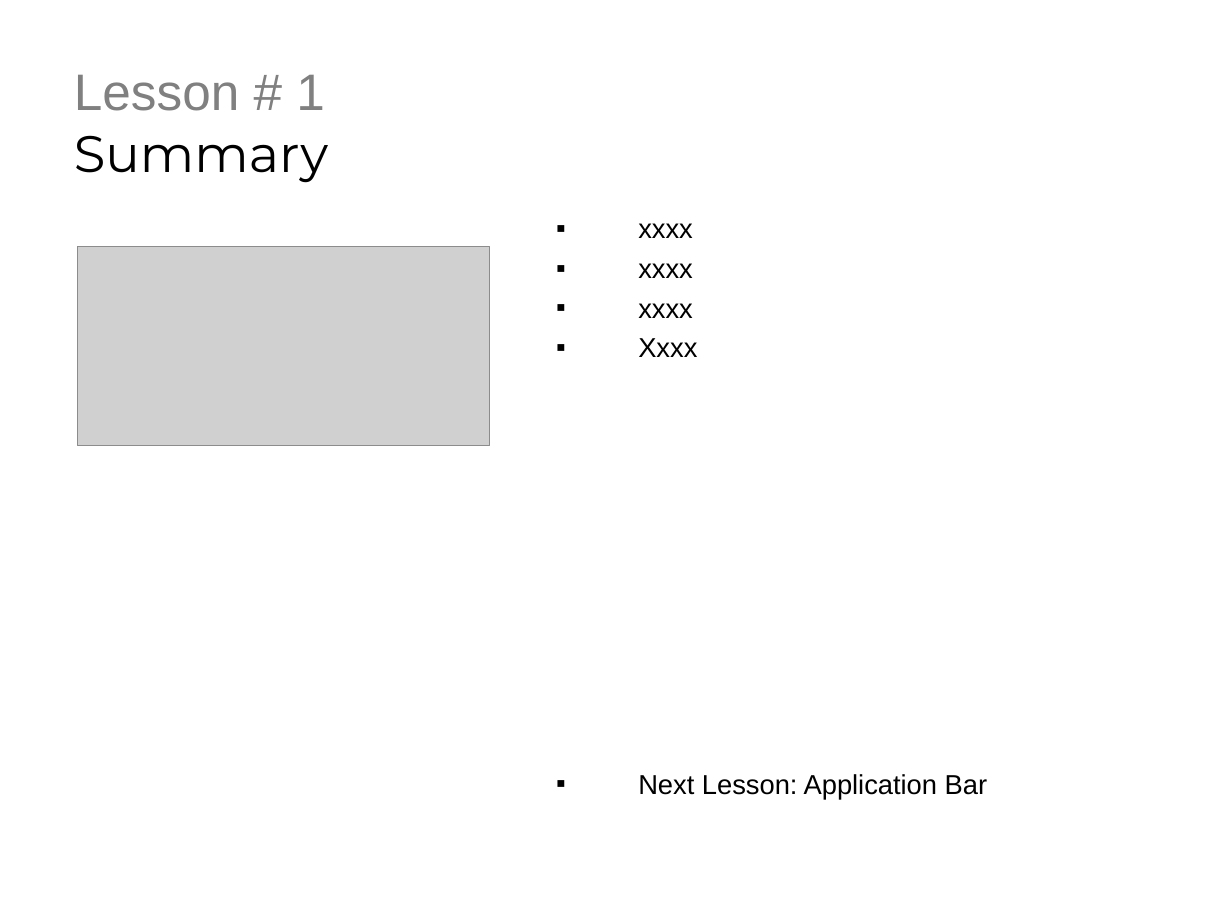
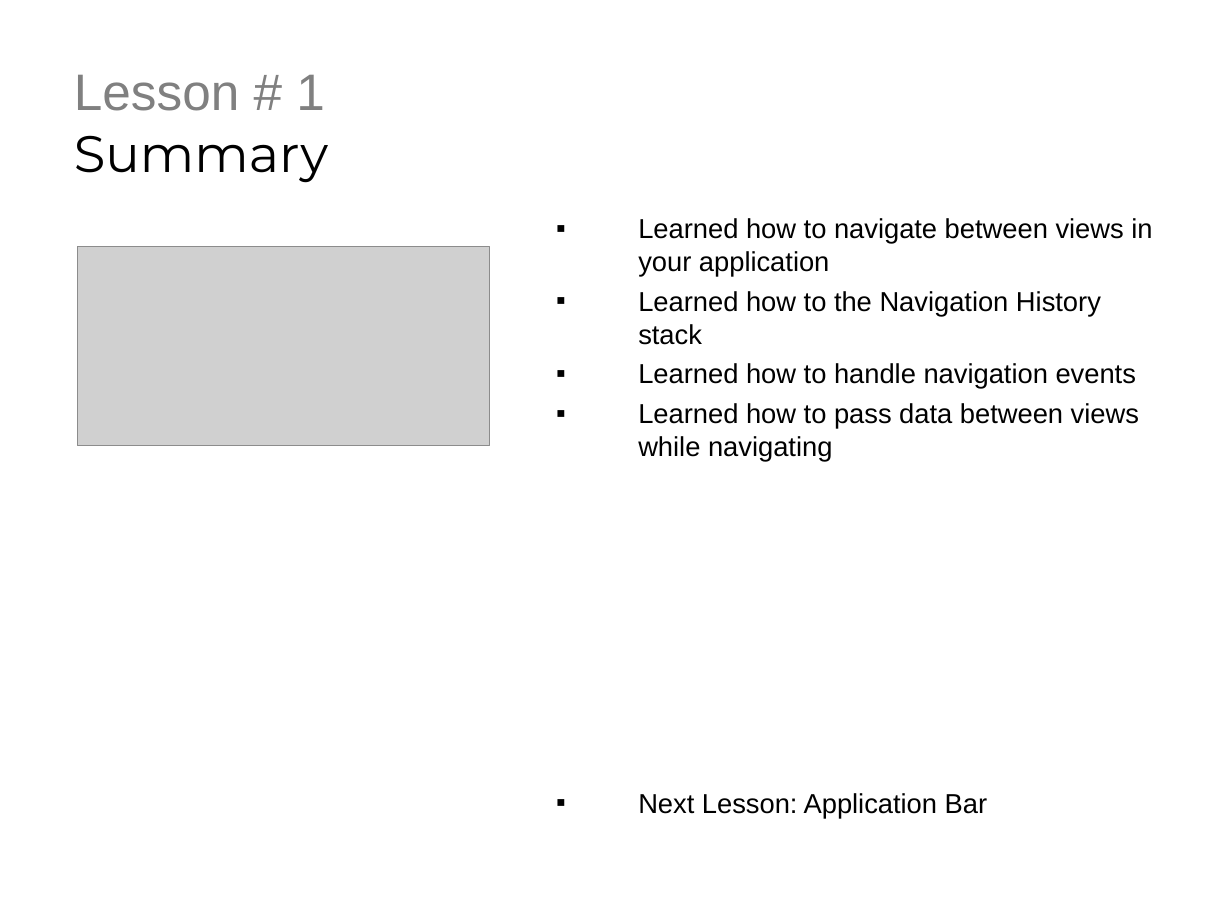
Before and after one commit to derikwhittaker/LiveLessons.WinRT, a slide deck: slide 3 of Chapter.3.ApplicationFeatures/Lesson.1.Navigation/Chapter3.Lesson1.ppt. Drawn at 1232x924 pixels with LibreOffice and Linux fonts; fonts in the diff are those of the drawing; grey boxes stand for pictures; background and template pictures are left out. Boxes give left, top, right and bottom in pixels: in the first picture for what was removed or moved away, otherwise in the second. Text is boxed around its words. In the diff, an @@ line names an element or a change of style, - is before the commit and + after.

Commit message:
Changed the ppt

```diff
--- a/Chapter.3.ApplicationFeatures/Lesson.1.Navigation/Chapter3.Lesson1.ppt
+++ b/Chapter.3.ApplicationFeatures/Lesson.1.Navigation/Chapter3.Lesson1.ppt
@@ text at (638, 218, 1152, 462): text changed @@
-▪ xxxx
-▪ xxxx
-▪ xxxx
-▪ Xxxx
+▪ Learned how to navigate between views in your application
+▪ Learned how to the Navigation History stack
+▪ Learned how to handle navigation events
+▪ Learned how to pass data between views while navigating
```
Also in this commit, not shown: 1 other slide changed.
